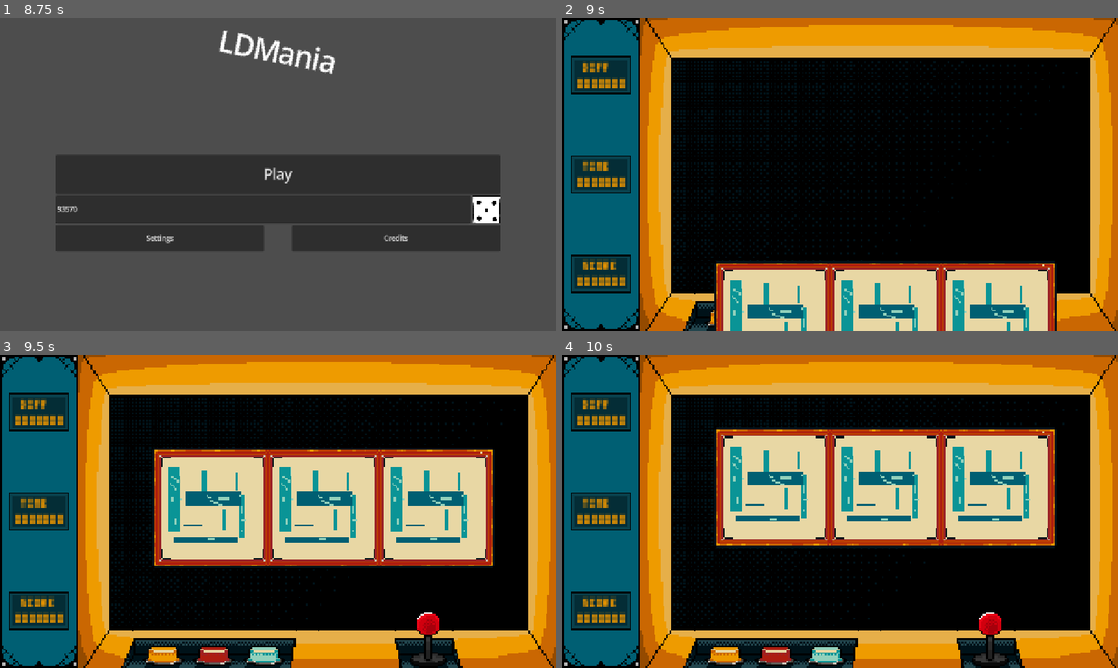
Above: before the commit, frames 1-4 (two rows, left to right).
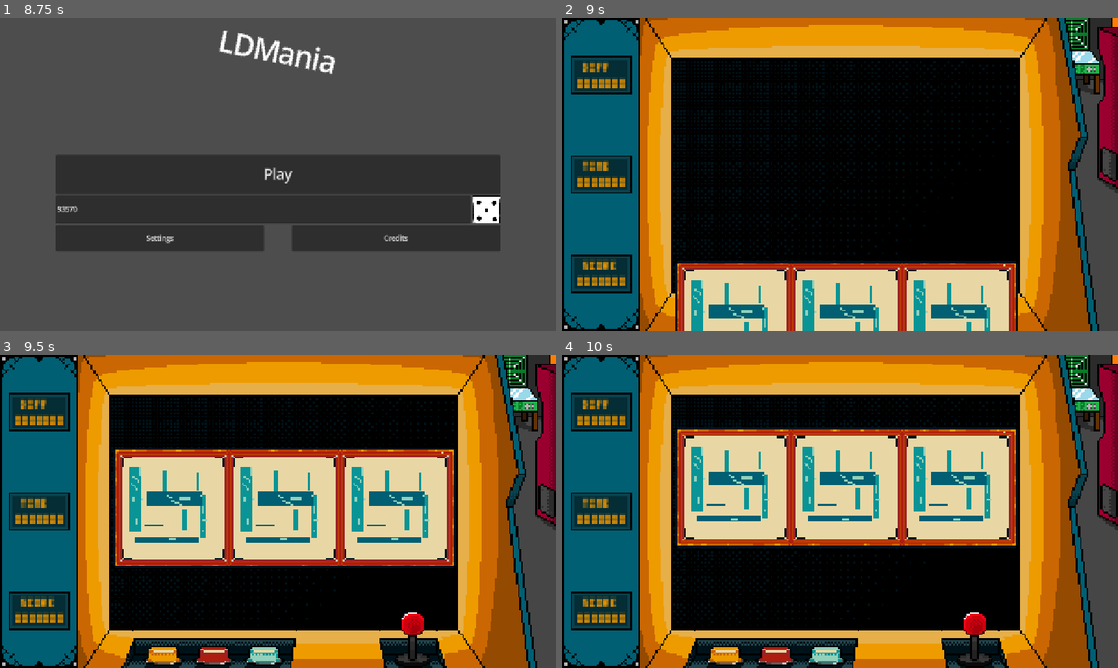
Above: after the commit, the same moments.

Repository: markkarrica/ldmania
Game: Godot game, scene res://intro/intro.tscn
Two runs of this game, one before a commit and one after it. Both use one fixed random seed, a clock stepped at 60 frames per second and the inputs below.
Inputs (mouse positions are in pixels of both pictures, inside the frame that each line leads up to):
- Up to frame 1 (8.75 s): move the mouse to (400, 158) at 0.52 s; hold E (interact) 0.53-1.25 s; click (400, 158) at 0.67 s; drag from (166, 190) to (250, 237) at 1.27 s; move the mouse to (333, 105) at 2.02 s; tap 2 at 2.1 s; click (333, 105) at 2.17 s; drag from (250, 237) to (111, 127) at 2.77 s; move the mouse to (444, 221) at 3.52 s; tap 4 at 3.6 s; click (444, 221) at 3.67 s; drag from (111, 127) to (194, 96) at 4.27 s; click (261, 208) at 5.02 s; type "Alex" at 5.1 s; click "Play" at 5.75 s; click "Play" at 6.5 s; click (489, 208) at 7.25 s; click (489, 208) at 8 s
- Up to frame 2 (9 s): click "Play" at 8.75 s
- Up to frame 3 (9.5 s): no input
- Up to frame 4 (10 s): move the mouse to (867, 511) at 9.52 s; tap 6 at 9.6 s; click (867, 511) at 9.67 s

Frame 1 is identical in both runs. In frame 2, 25% of the frame differs, in the area x 2-100%, y 0-100%; in frame 3, 30%; in frame 4, 30%.

Commit message:
fixed resolution mismatch, ended up shrinking minigame size by 40px on x (200x134)

Diff:
--- a/core/main/main_scene.tscn
+++ b/core/main/main_scene.tscn
@@ -94,5 +94,5 @@
 text = "0000000"
 
 [node name="SlotMachine" parent="." unique_id=1970859362 instance=ExtResource("5_rvjp5")]
-position = Vector2(87.75, 200)
+position = Vector2(65.25, 200)
 scale = Vector2(1, 1)
--- a/minigames/moving_bar/moving_bar.tscn
+++ b/minigames/moving_bar/moving_bar.tscn
@@ -15,13 +15,13 @@
 script = ExtResource("1_fywjp")
 
 [node name="ReferenceRect" type="ReferenceRect" parent="." unique_id=1764908548]
-offset_right = 240.0
+offset_right = 200.0
 offset_bottom = 134.0
 
 [node name="Bar" type="ColorRect" parent="." unique_id=1482292607]
 offset_left = 4.0
 offset_top = 57.25
-offset_right = 223.5
+offset_right = 197.0
 offset_bottom = 67.25
 color = Color(0.1545313, 0.40563887, 0.6809886, 1)
 
@@ -41,7 +41,7 @@
 [node name="RightBoundry" type="Area2D" parent="Bar" unique_id=2047753405]
 
 [node name="CollisionShape2D" type="CollisionShape2D" parent="Bar/RightBoundry" unique_id=450111476]
-position = Vector2(229.5, 3.75)
+position = Vector2(203, 3.75)
 shape = SubResource("RectangleShape2D_4r2n2")
 
 [node name="LeftBoundry" type="Area2D" parent="Bar" unique_id=1126928004]
Binary file changed: core/main/assets/border.png
